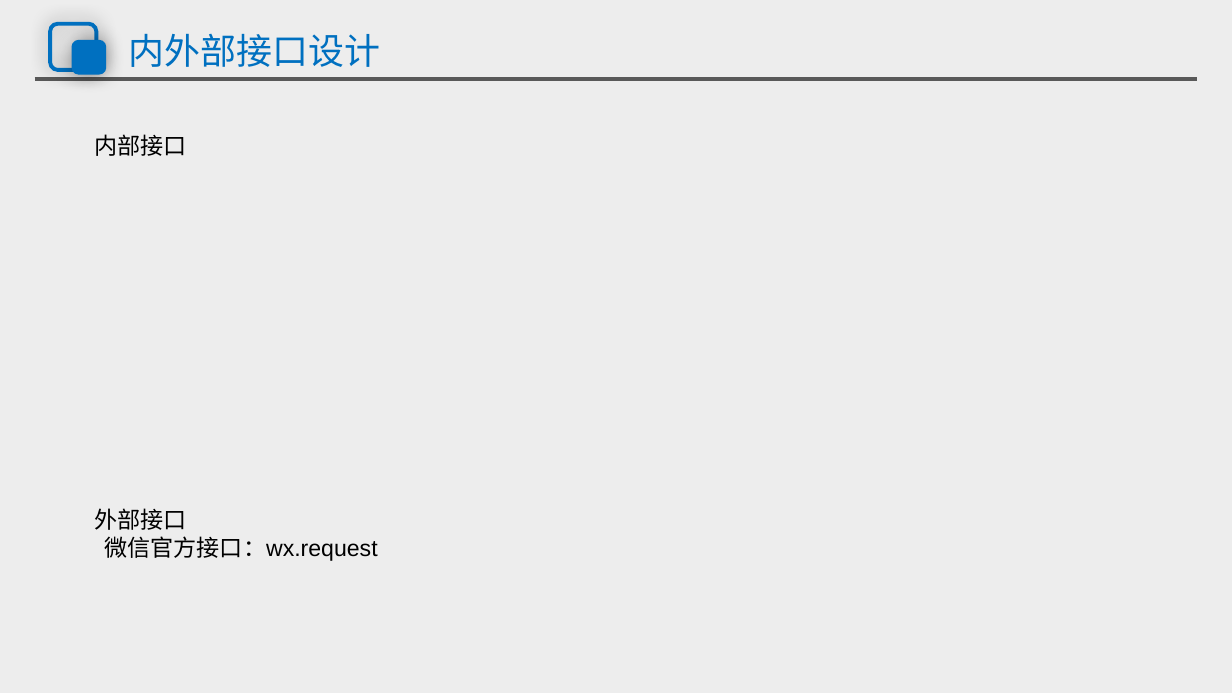
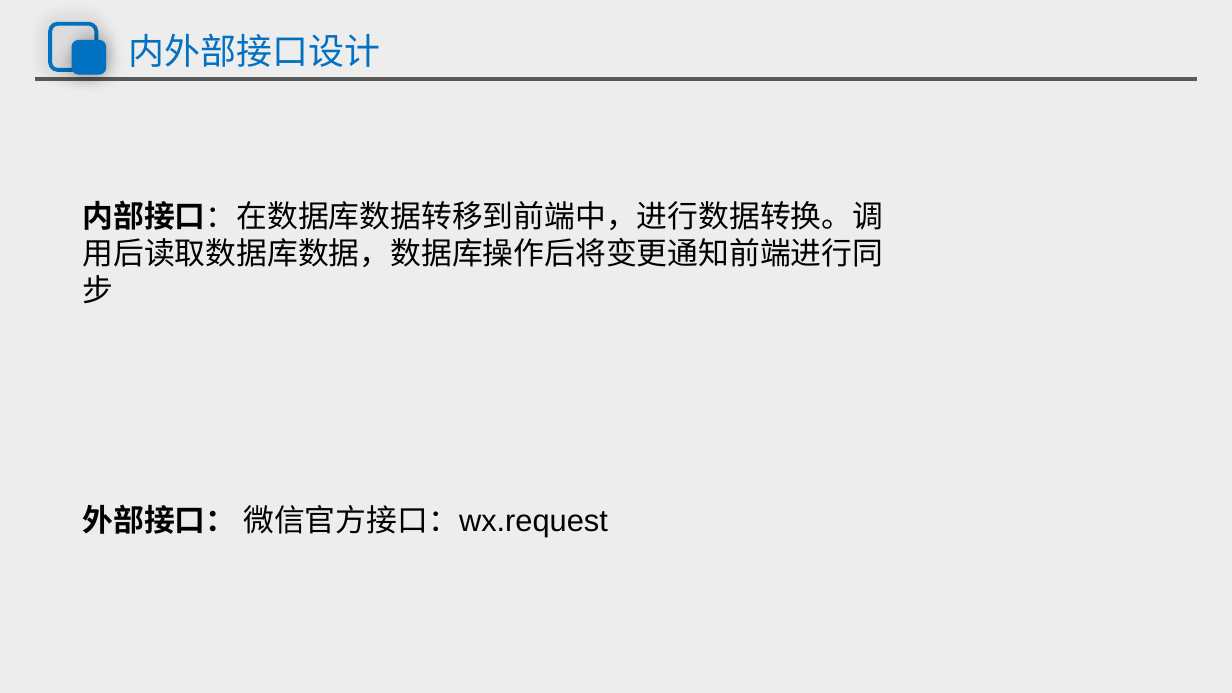
Before and after one commit to group21-sudo/practice_project, a slide deck: slide 7 of 座位检测预约系统_系统设计和数据库设计答辩.pptx. Drawn at 1232x693 pixels with LibreOffice and Linux fonts; fonts in the diff are those of the drawing. Boxes give left, top, right and bottom in pixels: in the first picture for what was removed or moved away, otherwise in the second. Text is boxed around its words. In the diff, an @@ line names an element or a change of style, - is before the commit and + after.

Commit message:
final ppt

```diff
--- a/座位检测预约系统_系统设计和数据库设计答辩.pptx
+++ b/座位检测预约系统_系统设计和数据库设计答辩.pptx
@@ text at (x1=83, y1=200, x2=884, y2=304): text changed; size 18 to 24 pt @@
-内部接口
+内部接口：在数据库数据转移到前端中，进行数据转换。调用后读取数据库数据，数据库操作后将变更通知前端进行同步
@@ text at (x1=83, y1=504, x2=608, y2=538): text changed; size 18 to 24 pt @@
-外部接口
-微信官方接口：wx.request
+外部接口： 微信官方接口：wx.request
```
Also in this commit, not shown: 9 other slides changed, 14 slides added, 8 slides removed, 1 other file.
